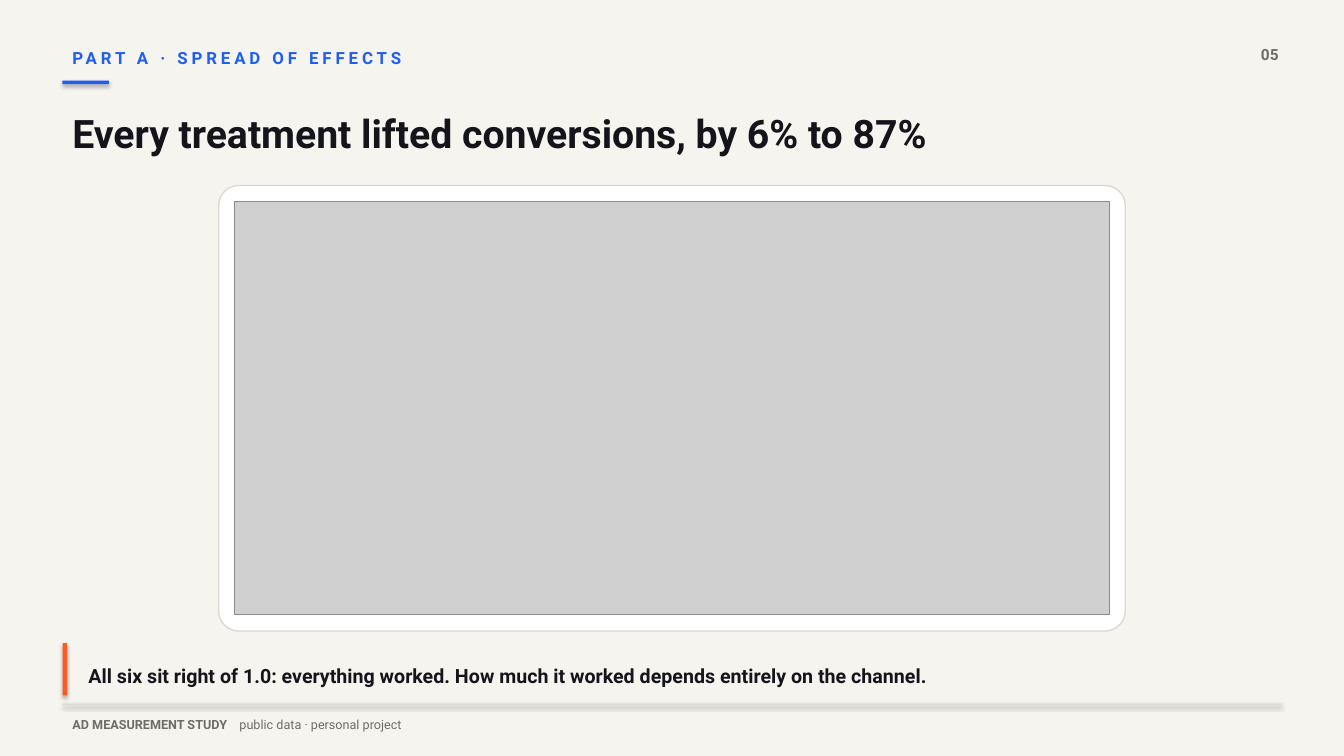
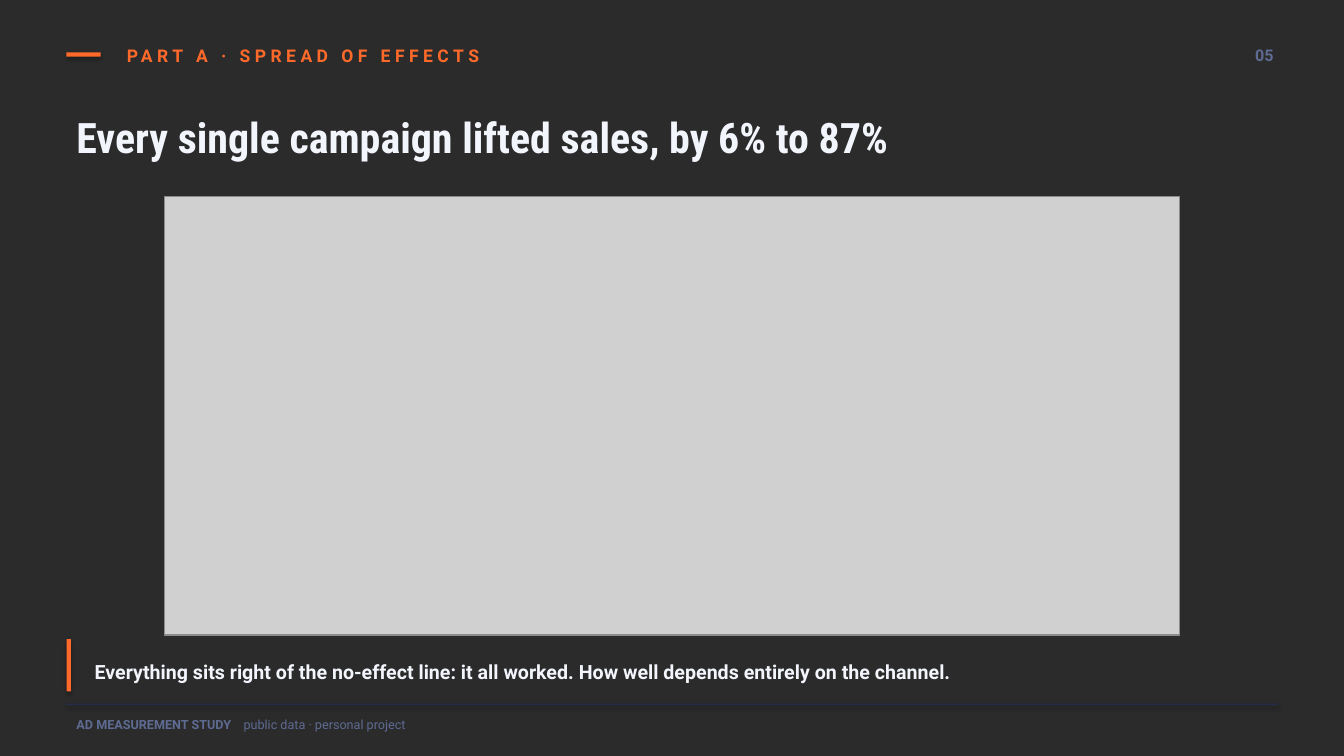
Before and after one commit to VikramVarkoor/Ad-Measurement-Study, a slide deck: slide 5 of deck/ad_measurement_deck.pptx. Drawn at 1344x756 pixels with LibreOffice and Linux fonts; fonts in the diff are those of the drawing; grey boxes stand for pictures; background and template pictures are left out; a plain dark background stands for a picture behind light text. Boxes give left, top, right and bottom in pixels: in the first picture for what was removed or moved away, otherwise in the second. Text is boxed around its words. In the diff, an @@ line names an element or a change of style, - is before the commit and + after.

```diff
--- a/deck/ad_measurement_deck.pptx
+++ b/deck/ad_measurement_deck.pptx
@@ background #F6F4EF to picture (left out) @@
@@ rectangle: place and size @@
-rectangle at [63,81,109,85]
+rectangle at [67,52,101,56]
@@ rectangle at [67,52,101,56]: fill #1E5EF3 to #FF6A2B @@
@@ text "PART A · SPREAD OF ...": place and size @@
-text "PART A · SPREAD OF ..." at [137,52,148,64]
+text "PART A · SPREAD OF ..." at [196,49,208,62]
@@ text "PART A · SPREAD OF ..." at [196,49,208,62]: size 12 to 12.5 pt, text colour #1E5EF3 to #FF6A2B, letter spacing 2.8 to 3.2 pt @@
@@ text "05" at [1255,49,1273,61]: size 11 to 11.5 pt, text colour #6E6C66 to #5E6B92 @@
@@ text at [76,121,888,162]: text changed; size 28 to 30 pt; font Roboto to Roboto Condensed; text colour #14141A to #F2F5FC @@
-Every treatment lifted conversions, by 6% to 87%
+Every single campaign lifted sales, by 6% to 87%
@@ picture: place and size @@
-picture at [235,202,1109,615]
+picture at [164,197,1179,635]
@@ rounded rectangle removed at [219,186,1125,631] @@
@@ rectangle: place and size @@
-rectangle at [63,643,67,696]
+rectangle at [67,639,71,692]
@@ rectangle at [67,639,71,692]: fill #FF5A1F to #FF6A2B @@
@@ text at [95,664,950,683]: text changed; text colour #14141A to #F2F5FC @@
-All six sit right of 1.0: everything worked. How much it worked depends entirely on the channel.
+Everything sits right of the no-effect line: it all worked. How well depends entirely on the channel.
@@ text "AD MEASUREMENT STUDY public data ..." at [76,720,406,732]: text colour #6E6C66 to #5E6B92 @@
@@ rectangle: place and size @@
-rectangle at [63,704,1281,705]
+rectangle at [67,704,1277,705]
@@ rectangle at [67,704,1277,705]: fill #DDD9D0 to #232D4D @@
```
Also in this commit, not shown: 13 other slides changed, 28 other files.
